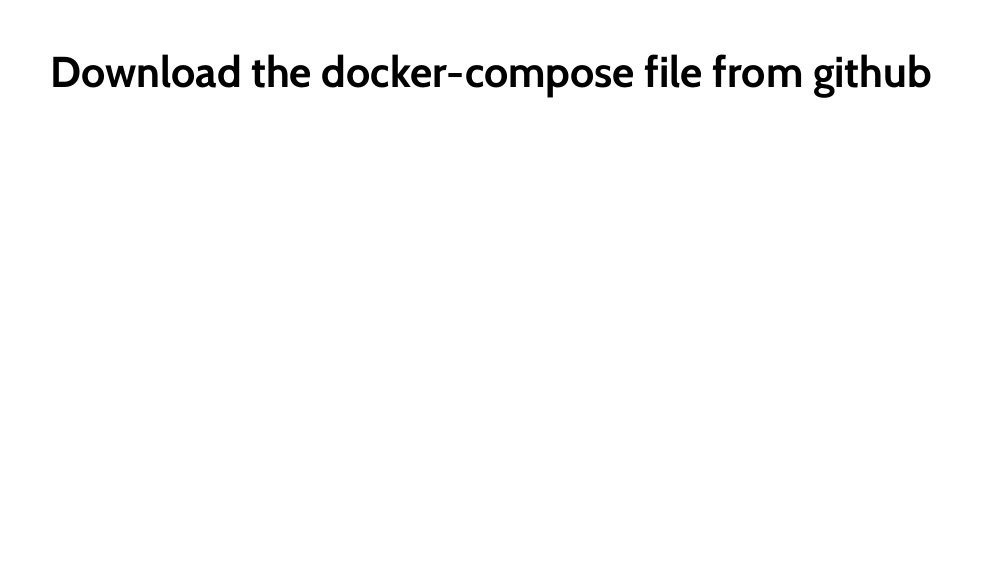
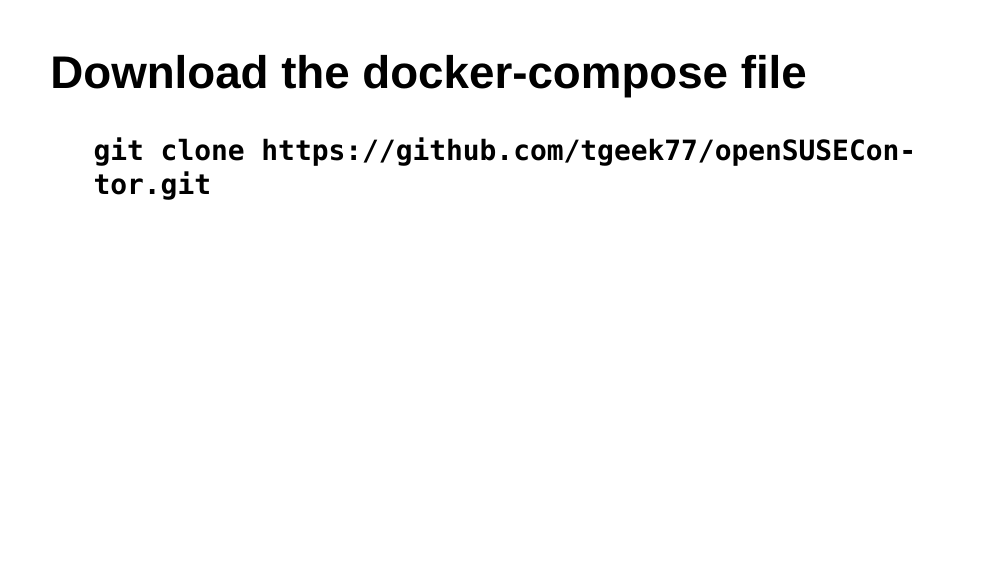
Before and after one commit to tgeek77/openSUSECon-tor, a slide deck: slide 25 of openSUSE conference-2018.odp. Drawn at 1008x567 pixels with LibreOffice and Linux fonts; fonts in the diff are those of the drawing; background and template pictures are left out. Boxes give left, top, right and bottom in pixels: in the first picture for what was removed or moved away, otherwise in the second. Text is boxed around its words. In the diff, an @@ line names an element or a change of style, - is before the commit and + after.

```diff
--- a/openSUSE conference-2018.odp
+++ b/openSUSE conference-2018.odp
@@ title at bbox=[50, 55, 807, 97]: text changed; size 34 to 36 pt; font Cabin to Arial @@
-Download the docker-compose file from github
+Download the docker-compose file
@@ text added at bbox=[94, 138, 916, 199], 22 pt, text #000000, bold @@
+git clone https://github.com/tgeek77/openSUSECon-tor.git
```
Also in this commit, not shown: 1 other slide changed, 1 other file.
